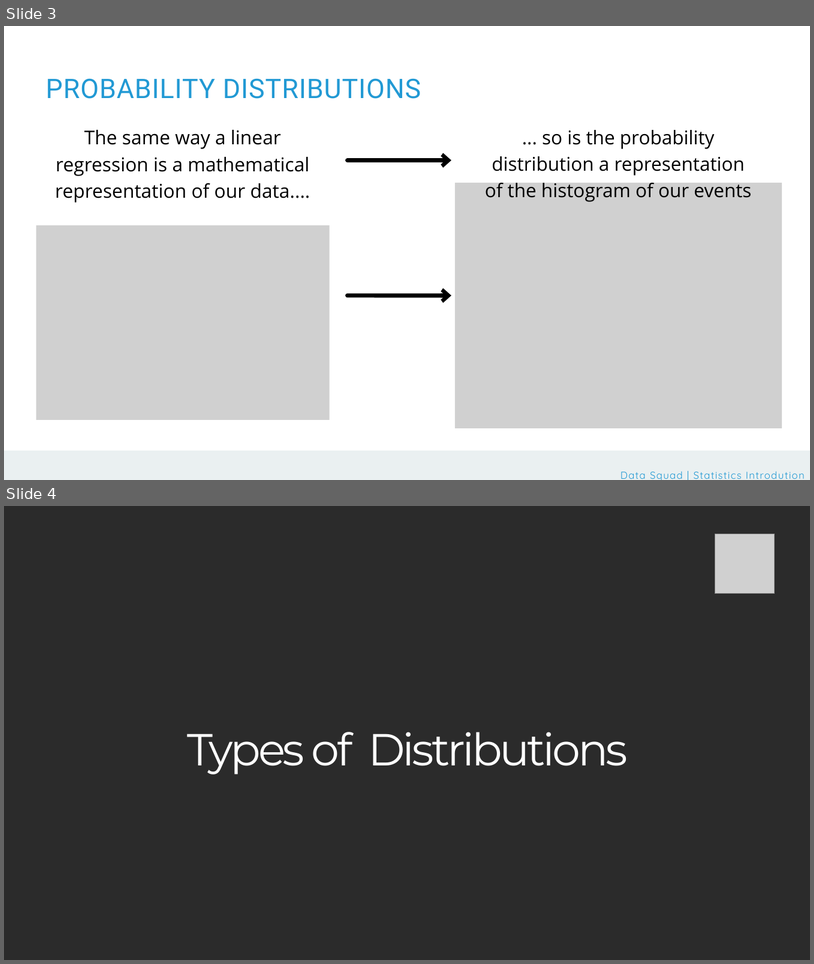
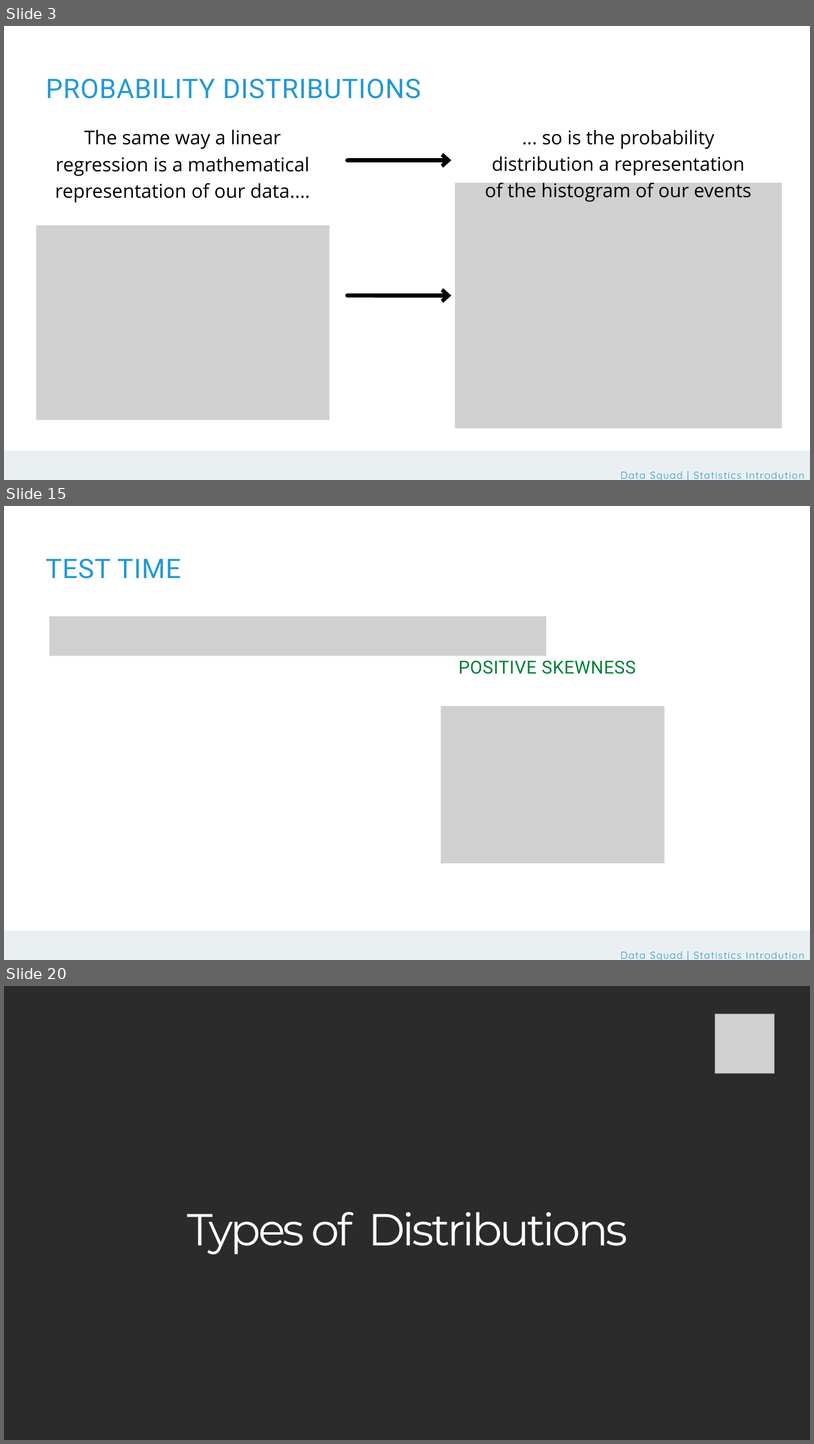
Before and after one commit to DSML-bootcamp/w4-nbs, a slide deck: D1/5. Probability Distributions.pptx. Shown one above the other, each under a label of ours: slides 3 and 4 before the commit, slides 3, 15 and 20 after it; the slides between them are not shown. The pictures are 814x964 and 814x1444 pixels, drawn with LibreOffice and Linux fonts; fonts in the diff are those of the drawing; grey boxes stand for pictures; background and template pictures are left out; a plain dark background stands for a picture behind light text. Boxes give left, top, right and bottom in pixels: in the first picture for what was removed or moved away, otherwise in the second. Text is boxed around its words. In the diff, an @@ line names an element or a change of style, - is before the commit and + after.

```diff
--- a/D1/5. Probability Distributions.pptx
+++ b/D1/5. Probability Distributions.pptx
@@ slide 15 added at (4, 506, 810, 960), background picture (left out) @@
@@ text added at (46, 558, 181, 579), 24 pt, text #2199D4 @@
+TEST TIME
@@ picture added at (49, 616, 546, 656) @@
@@ text added at (459, 660, 636, 674), 16 pt, text #008037 @@
+POSITIVE SKEWNESS
@@ picture added at (441, 706, 665, 863) @@
@@ rectangle added at (4, 930, 810, 960), fill #EAF0F1 @@
@@ rectangle added at (4, 938, 810, 960), fill #EAF0F1 @@
@@ text added at (612, 951, 797, 954), 9 pt, text #2199D4 @@
+Data Squad | Statistics Introdution
@@ text added at (621, 951, 805, 960), 9 pt, text #2199D4 @@
+Data Squad | Statistics Introdution
@@ what was slide 4 is now slide 20 @@
```
Also in this commit, not shown: 16 other slides added, 1 other file.
